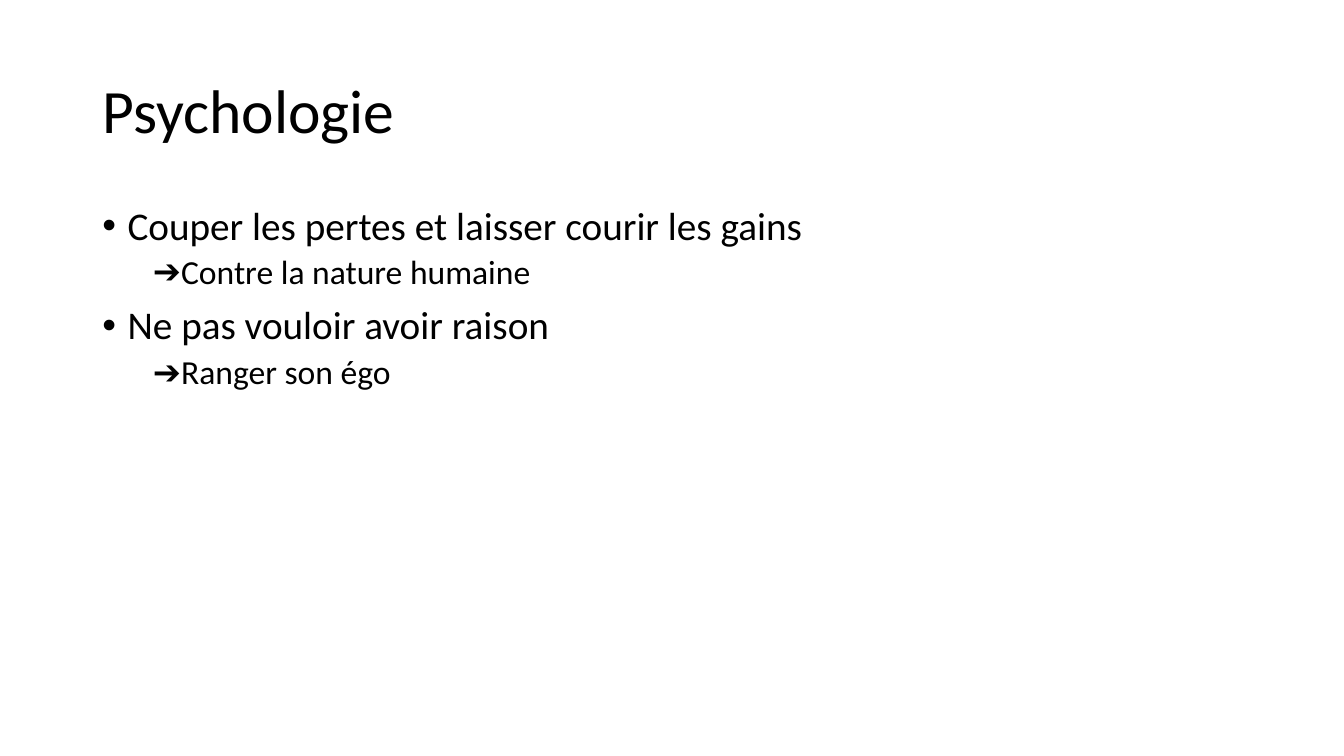
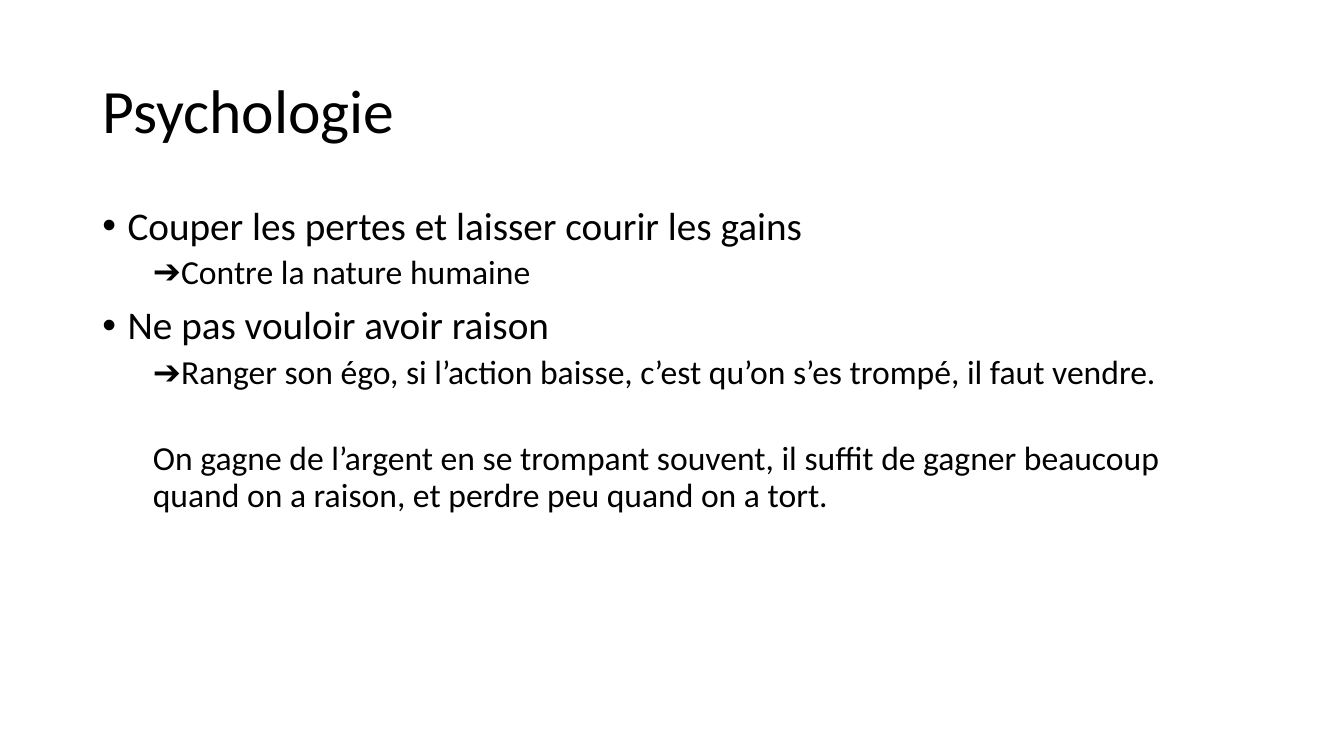
Before and after one commit to dadelcarbo/UltimateChartistRoot, a slide deck: slide 26 of Formation/Formation Bourse_Benoit.pptx. Drawn at 1344x756 pixels with LibreOffice and Linux fonts; fonts in the diff are those of the drawing. Boxes give left, top, right and bottom in pixels: in the first picture for what was removed or moved away, otherwise in the second. Text is boxed around its words. In the diff, an @@ line names an element or a change of style, - is before the commit and + after.

```diff
--- a/Formation/Formation Bourse_Benoit.pptx
+++ b/Formation/Formation Bourse_Benoit.pptx
@@ text at <box>153,360,1159,513</box>: text changed @@
-  ➔Ranger son égo
+  ➔Ranger son égo, si l’action baisse, c’est qu’on s’es trompé, il faut vendre.
+  On gagne de l’argent en se trompant souvent, il suffit de gagner beaucoup quand on a raison, et perdre peu quand on a tort.
```
Also in this commit, not shown: 5 other slides changed, 15 other files.
